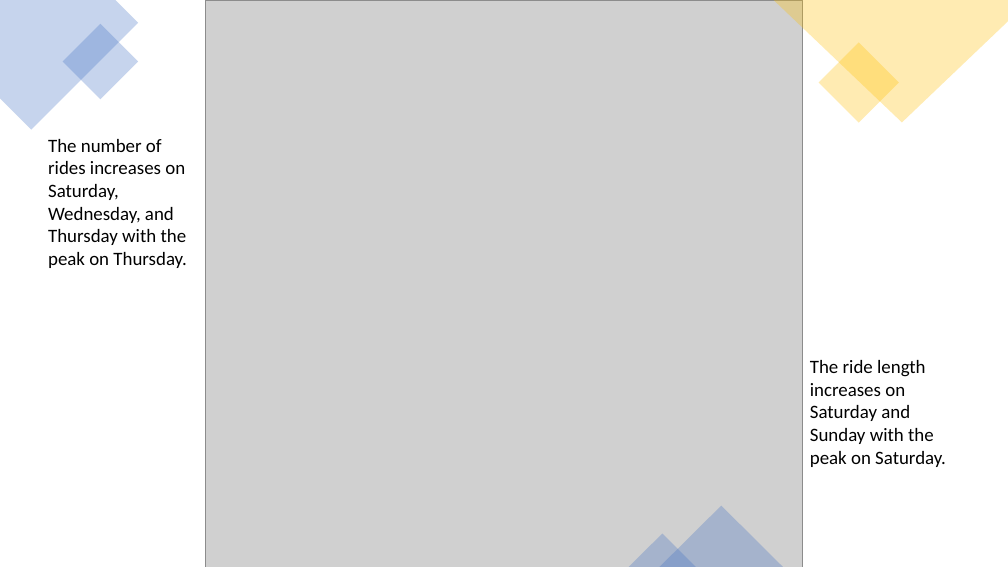
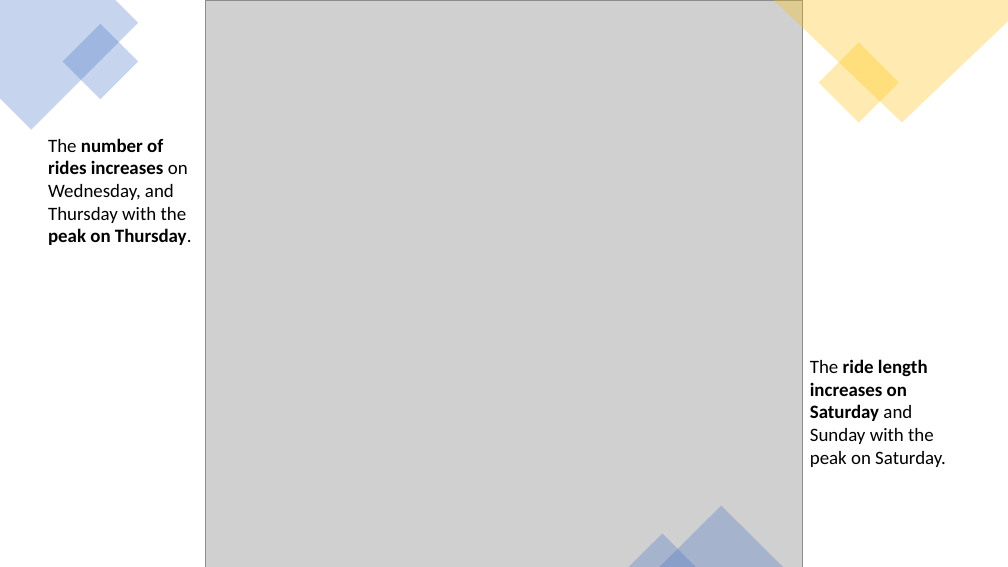
Before and after one commit to a7mdNasrr/Cyclistic-bike-share, a slide deck: slide 7 of Bike Share Presentation.pptx (slide 6 before the commit). Drawn at 1008x567 pixels with LibreOffice and Linux fonts; fonts in the diff are those of the drawing; grey boxes stand for pictures. Boxes give left, top, right and bottom in pixels: in the first picture for what was removed or moved away, otherwise in the second. Text is boxed around its words. In the diff, an @@ line names an element or a change of style, - is before the commit and + after.

```diff
--- a/Bike Share Presentation.pptx
+++ b/Bike Share Presentation.pptx
@@ text at (48, 138, 192, 245): text changed; bold on @@
-The number of rides increases on Saturday, Wednesday, and Thursday with the peak on Thursday.
+The number of rides increases on Wednesday, and Thursday with the peak on Thursday.
@@ text "The ride length increases on ..." at (810, 359, 946, 467): bold on in "ride length increases on Saturday" @@
```
Also in this commit, not shown: 9 other slides changed, 3 slides added, 2 other files.
